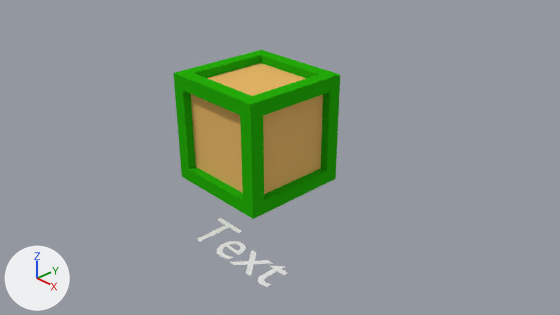
What one commit did to the Blender file Assets/Models/toy_abc_block.blend.
Rendered twice from the file's camera 'Camera'. The axes (+X, +Y, +Z) are drawn at lower left. The lights are the same throughout. Text is drawn in Blender's own font.

The first picture shows 'Cube', 'Text'.
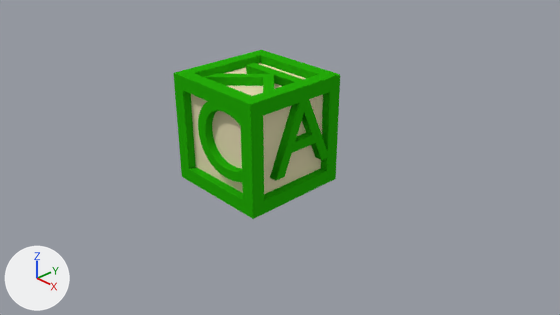
Commit message: ABC block finished

Changed parts and their boxes (x1, y1, x2, y2) in the pictures (560 x 315 px):
'Cube', recoloured (orange to beige): (188, 60, 329, 197) in both
'Letter A', added (green): after (270, 94, 329, 181)
'Letter C', added (green): after (198, 102, 242, 182)
'Letter K', added (green): after (205, 63, 303, 92)
'Text', deleted: before (197, 218, 287, 287)

The change, as a list of edits to the scene's bpy script:
```text
Change mat_toy_block_base_inset:
    mat_toy_block_base_inset.base_color: (0.8, 0.471, 0.137) -> (0.8, 0.721, 0.462)  # orange #e7b767 -> beige #e7ddb5
Change txt_text:
    txt_text.body: 'Text' -> 'C'
    add txt_text.materials.append(mat_toy_block_base)  # green #26ad0b
    add txt_text.extrude = 0.1
    add txt_text.size = 1.94
Add txt_text_004:
    txt_text_004 = bpy.data.curves.new('Text.004', 'FONT')
    txt_text_004.body = 'K'
    txt_text_004.materials.append(mat_toy_block_base)  # green #26ad0b
    txt_text_004.extrude = 0.1
    txt_text_004.size = 1.94
Add txt_text_002:
    txt_text_002 = bpy.data.curves.new('Text.002', 'FONT')
    txt_text_002.body = 'A'
    txt_text_002.materials.append(mat_toy_block_base)  # green #26ad0b
    txt_text_002.extrude = 0.1
    txt_text_002.size = 1.94
Remove ob_text:
    ob_text = bpy.data.objects.new('Text', txt_text)
    ob_text.location = (0.38, -1.89, -0.16)
Add ob_letter_k:
    ob_letter_k = bpy.data.objects.new('Letter K', txt_text_004)
    ob_letter_k.location = (-0.48, 0.52, 1.9)
    ob_letter_k.rotation_euler = (0.0, 0.0, 4.712)  # degrees (0, 0, 270)
Add ob_letter_c:
    ob_letter_c = bpy.data.objects.new('Letter C', txt_text)
    ob_letter_c.location = (-0.47, -0.9, 0.52)
    ob_letter_c.rotation_euler = (1.571, 0.0, 0.0)  # degrees (90, 0, 0)
Add ob_letter_a:
    ob_letter_a = bpy.data.objects.new('Letter A', txt_text_002)
    ob_letter_a.location = (0.9, -0.49, 0.52)
    ob_letter_a.rotation_euler = (1.571, 0.0, 1.571)  # degrees (90, 0, 90)
```
